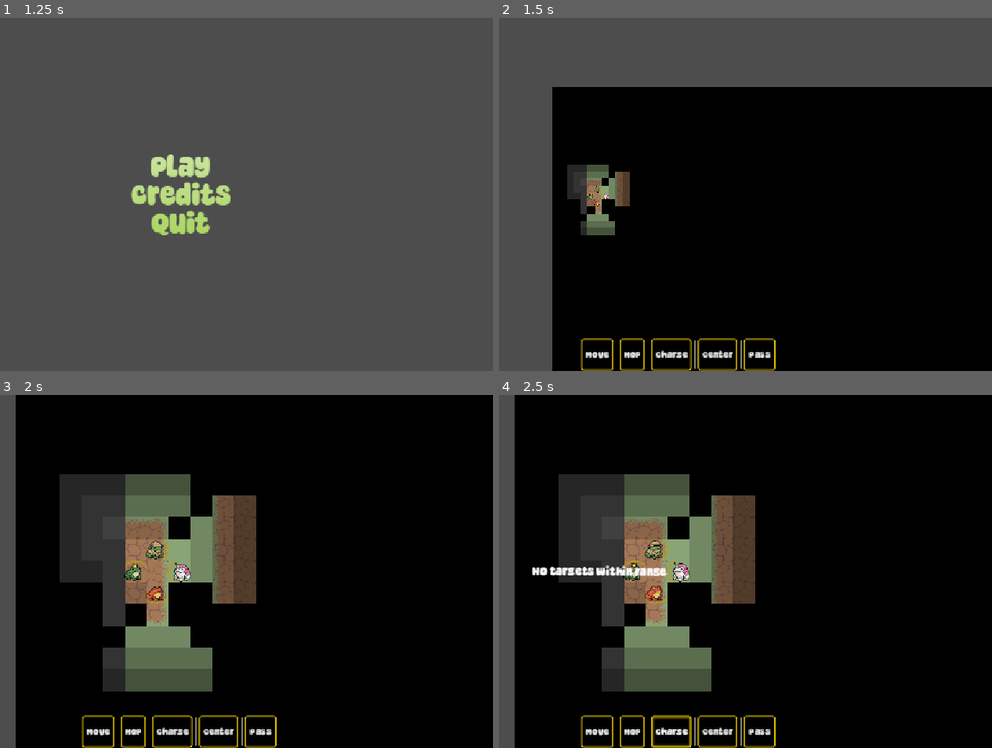
Above: before the commit, frames 1-4 (two rows, left to right).
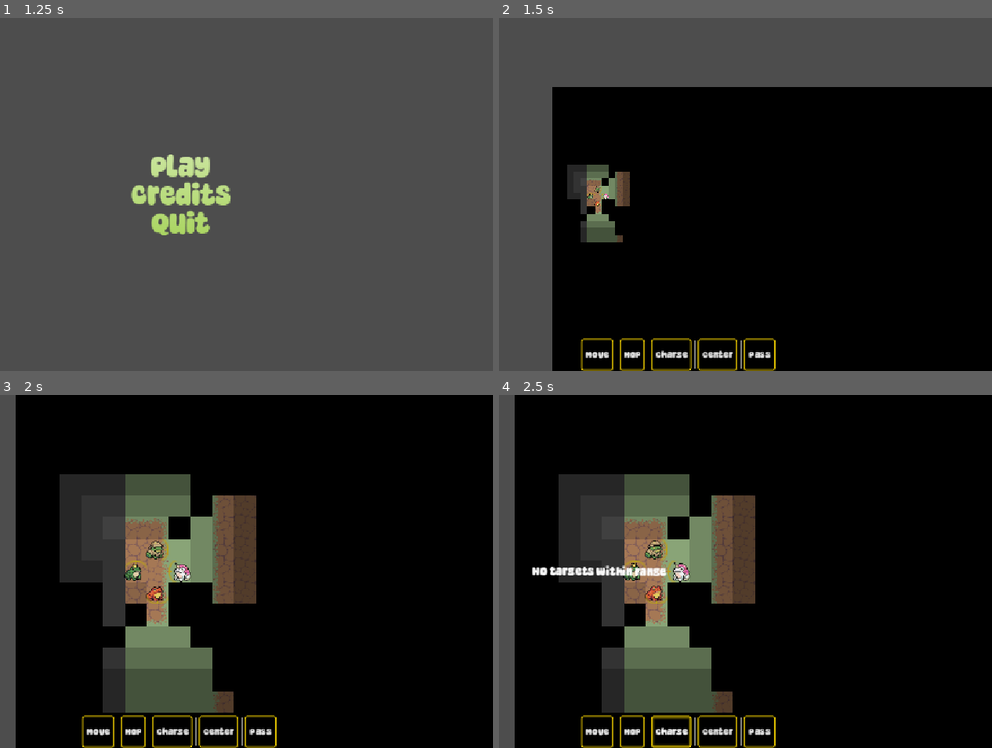
Above: after the commit, the same moments.

Repository: Habidakus/wild-jam-98-signal
Game: Godot game, scene res://scenes/main.tscn
Same seed, same stepped clock (60 frames per second), same inputs: the game is played once before the commit and once after it.
Inputs (mouse positions are in pixels of both pictures, inside the frame that each line leads up to):
- Up to frame 1 (1.25 s): tap Enter at 0.5 s; move the mouse to (315, 176) at 0.52 s; click (315, 176) at 0.67 s
- Up to frame 2 (1.5 s): click "Play" at 1.25 s
- Up to frame 3 (2 s): no input
- Up to frame 4 (2.5 s): click "Charge" at 2 s

Frame 1 is identical in both runs. In frame 2, 0.2% of the frame differs, in the area x 16-26%, y 61-64%; in frame 3, 1.6%, in the area x 20-48%, y 84-90%; in frame 4, 1.6%.

Commit message:
unit tuning
king frog speed 2 (up from 1) and range 1 crush attack
speed frog lantern range 5 (up from 4)

Diff:
--- /dev/null
+++ b/data/abilities/crush_king.tres
@@ -0,0 +1,18 @@
+[gd_resource type="Resource" script_class="Ability" format=3 uid="uid://cig7wslltbcr4"]
+
+[ext_resource type="AudioStream" uid="uid://c7m7077fm2v1x" path="res://sounds/impact_01.wav" id="1_x6qvi"]
+[ext_resource type="AudioStream" uid="uid://djr5iyopkd3rx" path="res://sounds/impact_02.wav" id="2_31jwe"]
+[ext_resource type="Script" uid="uid://cikj2phnxdvs6" path="res://scripts/resources/ability.gd" id="3_348ot"]
+
+[sub_resource type="AudioStreamRandomizer" id="AudioStreamRandomizer_feofu"]
+streams_count = 2
+stream_0/stream = ExtResource("1_x6qvi")
+stream_1/stream = ExtResource("2_31jwe")
+
+[resource]
+script = ExtResource("3_348ot")
+ability_name = "Charge"
+ability_description = "Impale with your unicorn horn"
+activation_sound = SubResource("AudioStreamRandomizer_feofu")
+mechanism = 10
+metadata/_custom_type_script = "uid://cikj2phnxdvs6"
--- /dev/null
+++ b/data/abilities/lantern_speedrog.tres
@@ -0,0 +1,12 @@
+[gd_resource type="Resource" script_class="Ability" format=3 uid="uid://vjhic66xmp77"]
+
+[ext_resource type="Script" uid="uid://cikj2phnxdvs6" path="res://scripts/resources/ability.gd" id="1_n0uq1"]
+
+[resource]
+script = ExtResource("1_n0uq1")
+ability_name = "Lanturn Attack"
+ability_range = 5
+mechanism = 6
+always_on = true
+angle = 35.0
+metadata/_custom_type_script = "uid://cikj2phnxdvs6"
--- a/data/abilities/walk_king.tres
+++ b/data/abilities/walk_king.tres
@@ -8,5 +8,6 @@
 ability_name = "Waddle"
 activation_sound = ExtResource("1_vqqoe")
 target = 1
+ability_range = 2
 mechanism = 3
 metadata/_custom_type_script = "uid://cikj2phnxdvs6"
--- a/data/units/kingfrog.tres
+++ b/data/units/kingfrog.tres
@@ -3,6 +3,7 @@
 [ext_resource type="Script" uid="uid://cikj2phnxdvs6" path="res://scripts/resources/ability.gd" id="1_r15hh"]
 [ext_resource type="Resource" uid="uid://ej4m7axlxbbb" path="res://data/abilities/lantern.tres" id="2_1y7wq"]
 [ext_resource type="Resource" uid="uid://c51kh10ttr100" path="res://data/abilities/walk_king.tres" id="3_t37rh"]
+[ext_resource type="Resource" uid="uid://cig7wslltbcr4" path="res://data/abilities/crush_king.tres" id="4_r15hh"]
 [ext_resource type="Script" uid="uid://cobklneaf4pkw" path="res://scripts/resources/unit.gd" id="5_f0jxv"]
 [ext_resource type="SpriteFrames" uid="uid://d3ua7p348gblt" path="res://art/wild_frogs/animations/frog_05_king/sprite_frames.tres" id="5_t37rh"]
 [ext_resource type="Texture2D" uid="uid://ckyxwqf20ldl1" path="res://art/wild_frogs/sprites/frog_05_king.png" id="7_r15hh"]
@@ -15,5 +16,5 @@
 unit_description = "King Frog expects obedience. Long live the King Frog."
 unit_side = 1
 hit_points = 15
-abilities = Array[ExtResource("1_r15hh")]([ExtResource("2_1y7wq"), ExtResource("3_t37rh")])
+abilities = Array[ExtResource("1_r15hh")]([ExtResource("2_1y7wq"), ExtResource("3_t37rh"), ExtResource("4_r15hh")])
 metadata/_custom_type_script = "uid://cobklneaf4pkw"
--- a/data/units/speedfrog.tres
+++ b/data/units/speedfrog.tres
@@ -1,7 +1,7 @@
 [gd_resource type="Resource" script_class="Unit" format=3 uid="uid://fpivwm43xbs7"]
 
 [ext_resource type="Script" uid="uid://cikj2phnxdvs6" path="res://scripts/resources/ability.gd" id="1_6hw3k"]
-[ext_resource type="Resource" uid="uid://ej4m7axlxbbb" path="res://data/abilities/lantern.tres" id="2_vcpb4"]
+[ext_resource type="Resource" uid="uid://vjhic66xmp77" path="res://data/abilities/lantern_speedrog.tres" id="2_6hw3k"]
 [ext_resource type="Resource" uid="uid://d0kw8hmrqcd3k" path="res://data/abilities/walk_speedfrog.tres" id="3_vcpb4"]
 [ext_resource type="Resource" uid="uid://gri8rt877fo2" path="res://data/abilities/hop_frogman.tres" id="4_bdj8b"]
 [ext_resource type="Script" uid="uid://cobklneaf4pkw" path="res://scripts/resources/unit.gd" id="5_fyo8y"]
@@ -17,5 +17,5 @@
 action_points = 3
 unit_side = 1
 hit_points = 8
-abilities = Array[ExtResource("1_6hw3k")]([ExtResource("2_vcpb4"), ExtResource("3_vcpb4"), ExtResource("4_bdj8b")])
+abilities = Array[ExtResource("1_6hw3k")]([ExtResource("2_6hw3k"), ExtResource("3_vcpb4"), ExtResource("4_bdj8b")])
 metadata/_custom_type_script = "uid://cobklneaf4pkw"
